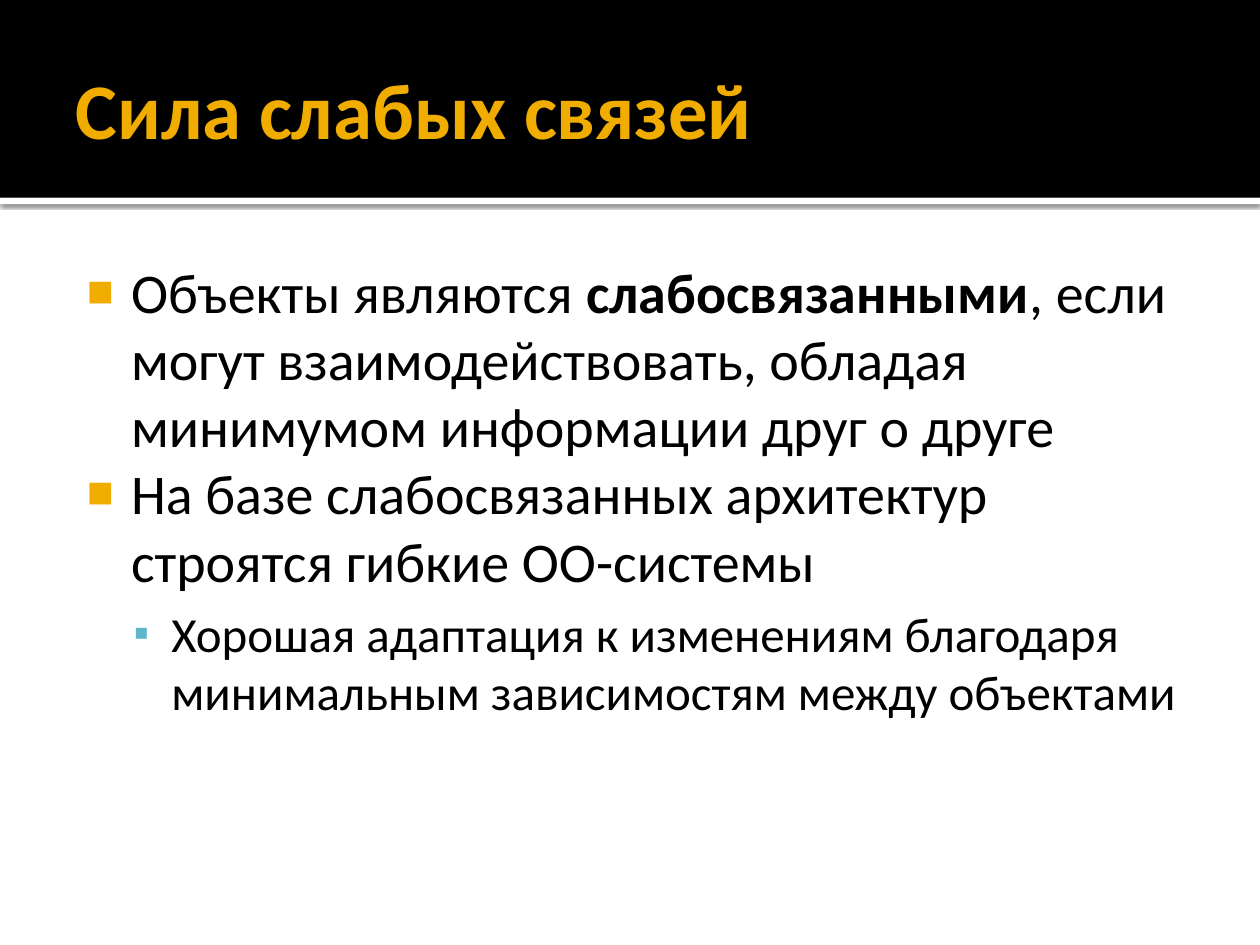
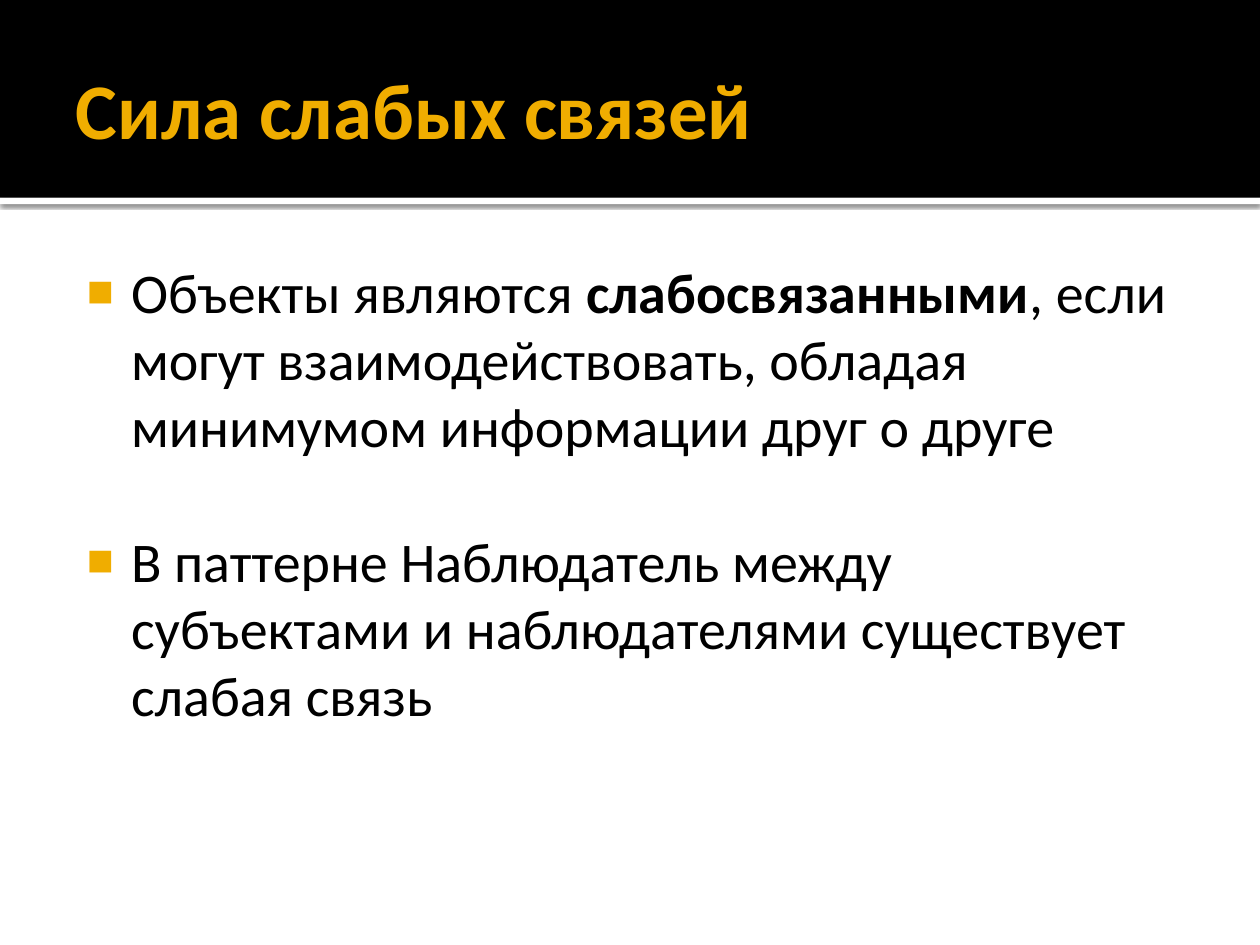
Before and after one commit to iv-sergius/ood, a slide deck: slide 20 of lectures/02.observer/observer.pptx. Drawn at 1260x945 pixels with LibreOffice and Linux fonts; fonts in the diff are those of the drawing. Boxes give left, top, right and bottom in pixels: in the first picture for what was removed or moved away, otherwise in the second. Text is boxed around its words. In the diff, an @@ line names an element or a change of style, - is before the commit and + after.

Commit message:
Обновлена лекция и пример по паттерну "Наблюдатель"

```diff
--- a/lectures/02.observer/observer.pptx
+++ b/lectures/02.observer/observer.pptx
@@ text at <box>131,544,1125,717</box>: text changed; size 28 to 32 pt @@
-■ На базе слабосвязанных архитектур строятся гибкие ОО-системы
-  ▪ Хорошая адаптация к изменениям благодаря минимальным зависимостям между объектами
+■ В паттерне Наблюдатель между субъектами и наблюдателями существует слабая связь
```
Also in this commit, not shown: 7 other slides changed, 5 slides added, 4 other files.
